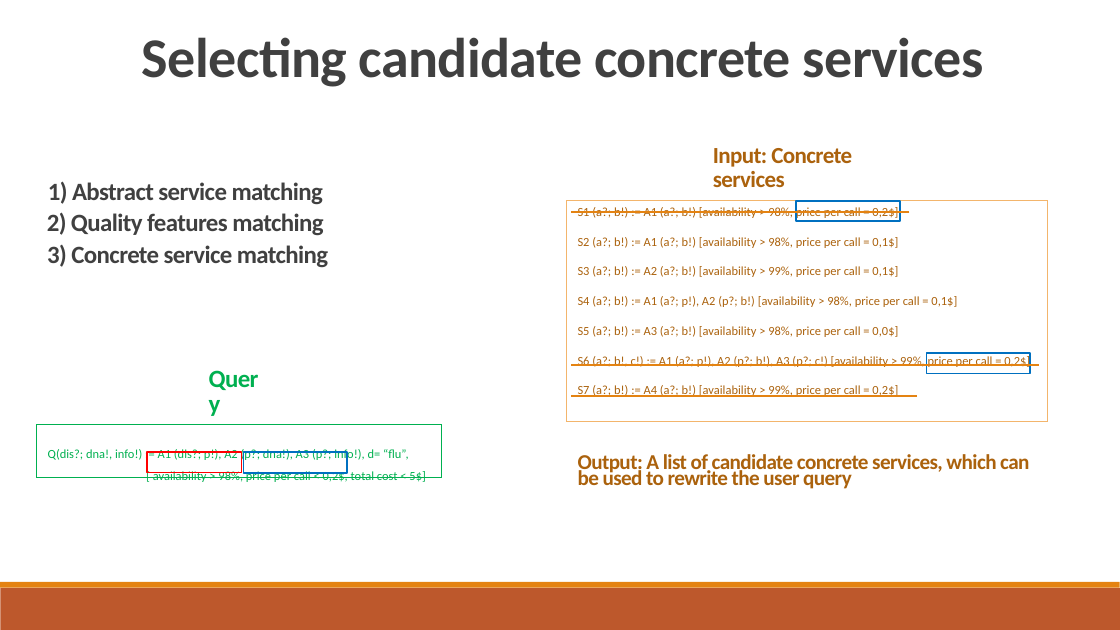
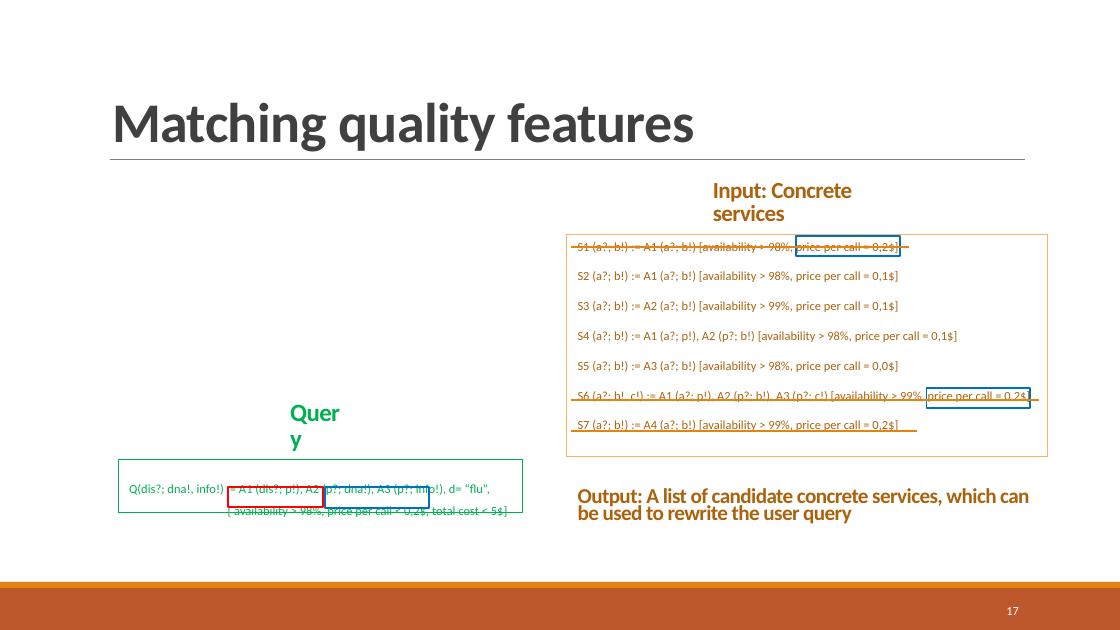
Before and after one commit to danielboni/DanielCarvalho-PhD, a slide deck: slide 17 of Presentations/ADBIS 2016/Presentation_ADBIS 2016.pptx (slide 16 before the commit). Drawn at 1120x630 pixels with LibreOffice and Linux fonts; fonts in the diff are those of the drawing. Boxes give left, top, right and bottom in pixels: in the first picture for what was removed or moved away, otherwise in the second. Text is boxed around its words. In the diff, an @@ line names an element or a change of style, - is before the commit and + after.

```diff
--- a/Presentations/ADBIS 2016/Presentation_ADBIS 2016.pptx
+++ b/Presentations/ADBIS 2016/Presentation_ADBIS 2016.pptx
@@ title "Matching quality features" at [112,102,694,152]: vertical alignment top to bottom @@
@@ title at [112,102,694,152]: text changed @@
-Selecting candidate concrete services
+Matching quality features
@@ line added from (110, 160) to (1025, 160), #808080 0.5 pt @@
@@ text removed at [48,181,323,204] @@
-1) Abstract service matching
@@ text removed at [47,212,323,235] @@
-2) Quality features matching
@@ text removed at [47,245,328,267] @@
-3) Concrete service matching
@@ 3 rectangles, 3 lines, 2 texts: place and size @@
-3 rectangles, 3 lines, 2 texts at [567,148,1047,489]
+3 rectangles, 3 lines, 2 texts at [567,183,1047,524]
@@ page number removed at [958,466,970,469] @@
-16
@@ 3 rectangles, 1 text: place and size @@
-3 rectangles, 1 text at [37,377,441,477]
+3 rectangles, 1 text at [118,412,522,513]
@@ page number added at [1006,607,1018,615], 7.9 pt, text #FFFFFF @@
+17
```
Also in this commit, not shown: 18 other slides changed, 3 slides added, 2 slides removed.
